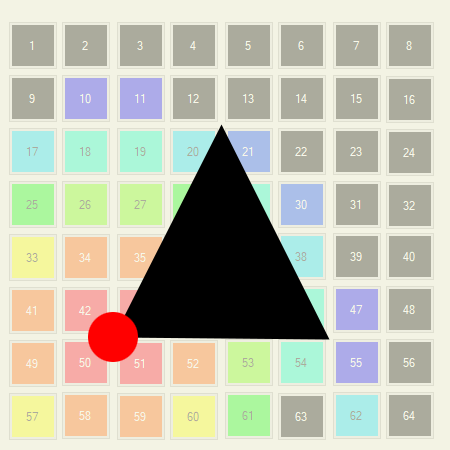
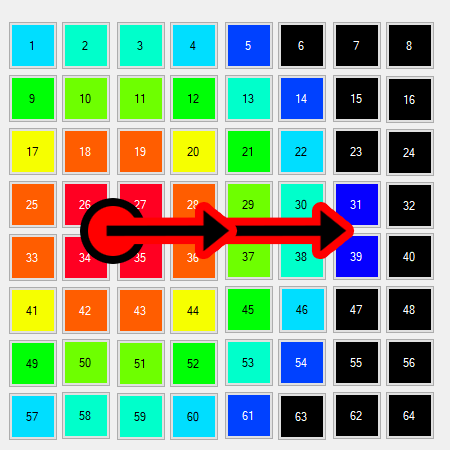
Comparing the layer stacks of the two 450x450 images. Changes:
added group "Pat4" with 4 layers above "Pat3 arrows" over [88, 193, 347, 269]
added layer "Arrow_right copy 3" (3rd of 4, in "Pat4") in group "Pat4" over [105, 209, 230, 252]
added layer "Arrow_right copy 4" (3rd of 4, in "Pat4") in group "Pat4" over [222, 209, 347, 252]
added layer "Layer 3 copy 5" above "Layer 3 copy" over [88, 206, 138, 256]
hid "Layer 3 copy" over [88, 312, 138, 362]
hid "Layer 5" over [113, 124, 330, 340]
hid "Layer 2" over [0, 0, 450, 450]
added layer "custom1" (1st of 2) above "custom2" over [0, 0, 450, 450]
